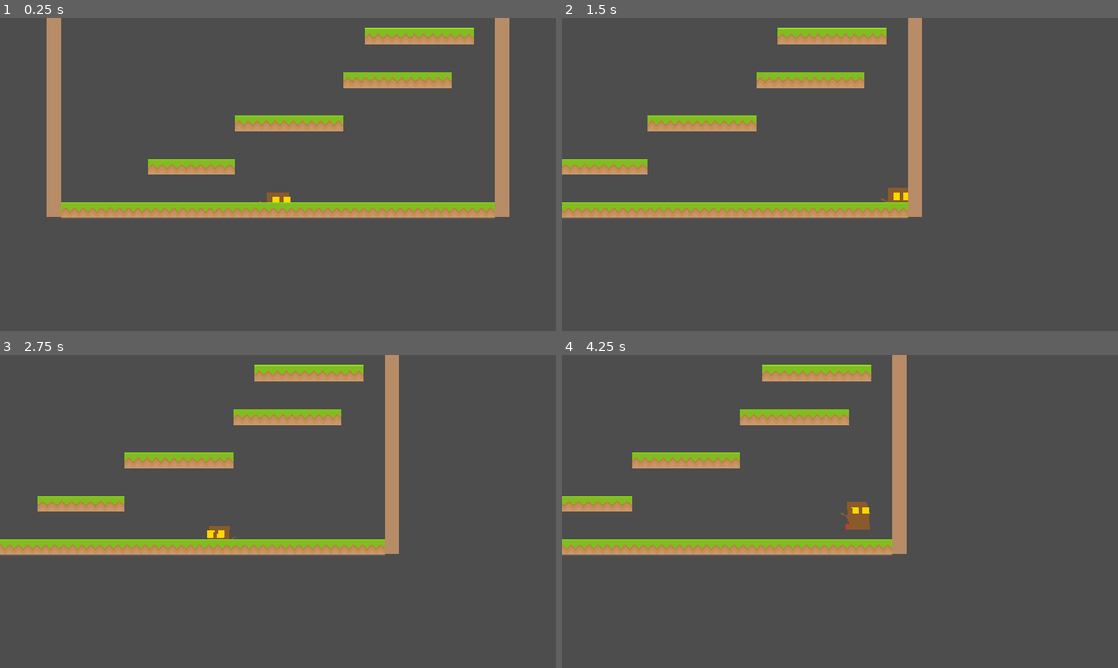
Above: before the commit, frames 1-4 (two rows, left to right).
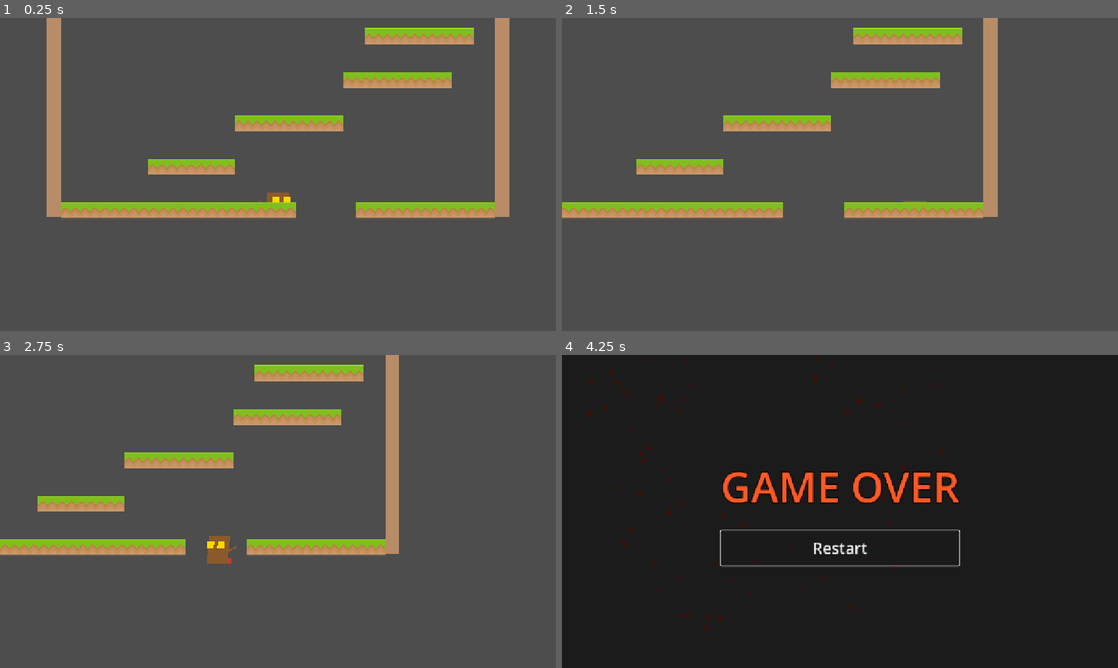
Above: after the commit, the same moments.

Repository: leopenadossilva/Juegos1
Game: Godot game, scene res://src/levels/tower_1.tscn
The game is run twice, just before and just after one commit, with the same random seed, the same clock (stepped at 60 frames per second) and the same inputs. The project has no main scene, so this scene is started directly.
Inputs:
- Up to frame 1 (0.25 s): no input
- Up to frame 2 (1.5 s): tap Enter at 0.5 s; hold Right (right) from 0.53 s (still down); tap X (dash) at 0.6, 1.35 s; tap Space (jump) at 0.77 s
- Up to frame 3 (2.75 s): tap Space (jump) at 1.52 s; release Right (right) at 2.03 s; hold Left (left) from 2.03 s (still down); tap X (dash) at 2.1 s
- Up to frame 4 (4.25 s): release Left (left) at 2.78 s; hold Right (right) from 2.78 s (still down); tap X (dash) at 2.85, 3.6 s; tap Space (jump) at 3.02, 3.77 s

The runs differ from the first frame. In frame 1, 0.9% of the frame differs, in the area x 12-85%, y 58-64%; in frame 2, 10%; in frame 3, 1.2%; in frame 4, 100%, in the area x 0-100%, y 0-100%.

Commit message:
feat(tower_1): fall-death with lava-burst FX + game over screen
Polls player Y each physics tick; below FALL_DEATH_Y triggers a CPU
particles burst (yellow→orange→red, nearest-filter, gravity-pulled)
and a CanvasLayer Game Over UI with a Restart button that reloads the
scene. Splits the floor with a ~140px gap so the death path is reachable
from spawn.

Co-Authored-By: Claude Opus 4.7 (1M context) <noreply@anthropic.com>

Diff:
--- a/ScaryBaboonPersecution/scary_baboon_godot_v1/src/levels/tower_1.gd
+++ b/ScaryBaboonPersecution/scary_baboon_godot_v1/src/levels/tower_1.gd
@@ -6,11 +6,15 @@
 const TILE_SIZE := 64.0
 const TEX_SIZE := 70.0
 const TEX_SCALE_Y := TILE_SIZE / TEX_SIZE
+# Player dies if they fall below this Y. Sits well under the floor (y=0..32).
+const FALL_DEATH_Y := 400.0
+const DEATH_FX_DELAY_BEFORE_UI := 0.55
 
 const GRASS_TILE: Texture2D = preload("res://assets/tiles/grass/grassHalfMid.png")
 
 const PLATFORMS: Array[Rect2] = [
-	Rect2(-500, 0, 1000, 32),
+	Rect2(-500, 0, 540, 32),
+	Rect2(180, 0, 320, 32),
 	Rect2(-532, -1500, 32, 1500),
 	Rect2(500, -1500, 32, 1500),
 	Rect2(-300, -100, 200, 16),
@@ -32,10 +36,19 @@
 @onready var player: Player = $Player as Player
 @onready var goal: Area2D = $Goal as Area2D
 
+var _is_dead: bool = false
+var _game_over_layer: CanvasLayer
+var _restart_button: Button
+
 func _ready() -> void:
 	for rect: Rect2 in PLATFORMS:
 		_add_platform(rect)
 	goal.body_entered.connect(_on_goal_body_entered)
+	_build_game_over_ui()
+
+func _physics_process(_delta: float) -> void:
+	if not _is_dead and player.global_position.y > FALL_DEATH_Y:
+		_kill_player()
 
 func respawn_player() -> void:
 	player.position = SPAWN_POSITION
@@ -45,6 +58,98 @@
 	if body == player:
 		print("[Tower1] Goal reached — respawning player.")
 		respawn_player()
+
+func _kill_player() -> void:
+	_is_dead = true
+	_spawn_death_particles(player.global_position)
+	player.hide()
+	player.set_physics_process(false)
+	player.set_process(false)
+	player.set_process_input(false)
+	player.set_process_unhandled_input(false)
+	await get_tree().create_timer(DEATH_FX_DELAY_BEFORE_UI).timeout
+	_show_game_over()
+
+func _spawn_death_particles(pos: Vector2) -> void:
+	var particles := CPUParticles2D.new()
+	particles.global_position = pos
+	particles.z_index = 100
+	particles.texture_filter = CanvasItem.TEXTURE_FILTER_NEAREST
+	particles.one_shot = true
+	particles.amount = 90
+	particles.lifetime = 1.1
+	particles.explosiveness = 1.0
+	particles.direction = Vector2(0, -1)
+	particles.spread = 180.0
+	particles.gravity = Vector2(0, 900)
+	particles.initial_velocity_min = 250.0
+	particles.initial_velocity_max = 600.0
+	particles.scale_amount_min = 5.0
+	particles.scale_amount_max = 11.0
+	particles.angular_velocity_min = -180.0
+	particles.angular_velocity_max = 180.0
+
+	var gradient := Gradient.new()
+	gradient.offsets = PackedFloat32Array([0.0, 0.25, 0.6, 1.0])
+	gradient.colors = PackedColorArray([
+		Color(1.0, 0.95, 0.55, 1.0),  # bright yellow core
+		Color(1.0, 0.55, 0.10, 1.0),  # orange
+		Color(0.85, 0.15, 0.05, 1.0), # red
+		Color(0.25, 0.04, 0.02, 0.0), # fade to dark, transparent
+	])
+	particles.color_ramp = gradient
+
+	add_child(particles)
+	particles.emitting = true
+
+	var cleanup_timer := get_tree().create_timer(particles.lifetime + 0.5)
+	cleanup_timer.timeout.connect(particles.queue_free)
+
+func _build_game_over_ui() -> void:
+	_game_over_layer = CanvasLayer.new()
+	_game_over_layer.layer = 10
+	_game_over_layer.visible = false
+	add_child(_game_over_layer)
+
+	var dim := ColorRect.new()
+	dim.color = Color(0, 0, 0, 0.65)
+	dim.set_anchors_preset(Control.PRESET_FULL_RECT)
+	dim.mouse_filter = Control.MOUSE_FILTER_STOP
+	_game_over_layer.add_child(dim)
+
+	var center := CenterContainer.new()
+	center.set_anchors_preset(Control.PRESET_FULL_RECT)
+	center.mouse_filter = Control.MOUSE_FILTER_IGNORE
+	_game_over_layer.add_child(center)
+
+	var vbox := VBoxContainer.new()
+	vbox.alignment = BoxContainer.ALIGNMENT_CENTER
+	vbox.add_theme_constant_override("separation", 36)
+	center.add_child(vbox)
+
+	var label := Label.new()
+	label.text = "GAME OVER"
+	label.horizontal_alignment = HORIZONTAL_ALIGNMENT_CENTER
+	label.add_theme_font_size_override("font_size", 96)
+	label.add_theme_color_override("font_color", Color(1.0, 0.35, 0.15))
+	label.add_theme_color_override("font_outline_color", Color(0, 0, 0))
+	label.add_theme_constant_override("outline_size", 8)
+	vbox.add_child(label)
+
+	_restart_button = Button.new()
+	_restart_button.text = "Restart"
+	_restart_button.custom_minimum_size = Vector2(280, 80)
+	_restart_button.add_theme_font_size_override("font_size", 36)
+	_restart_button.pressed.connect(_on_restart_pressed)
+	vbox.add_child(_restart_button)
+
+func _show_game_over() -> void:
+	_game_over_layer.visible = true
+	if _restart_button:
+		_restart_button.grab_focus()
+
+func _on_restart_pressed() -> void:
+	get_tree().reload_current_scene()
 
 func _add_platform(rect: Rect2) -> void:
 	var body := StaticBody2D.new()
